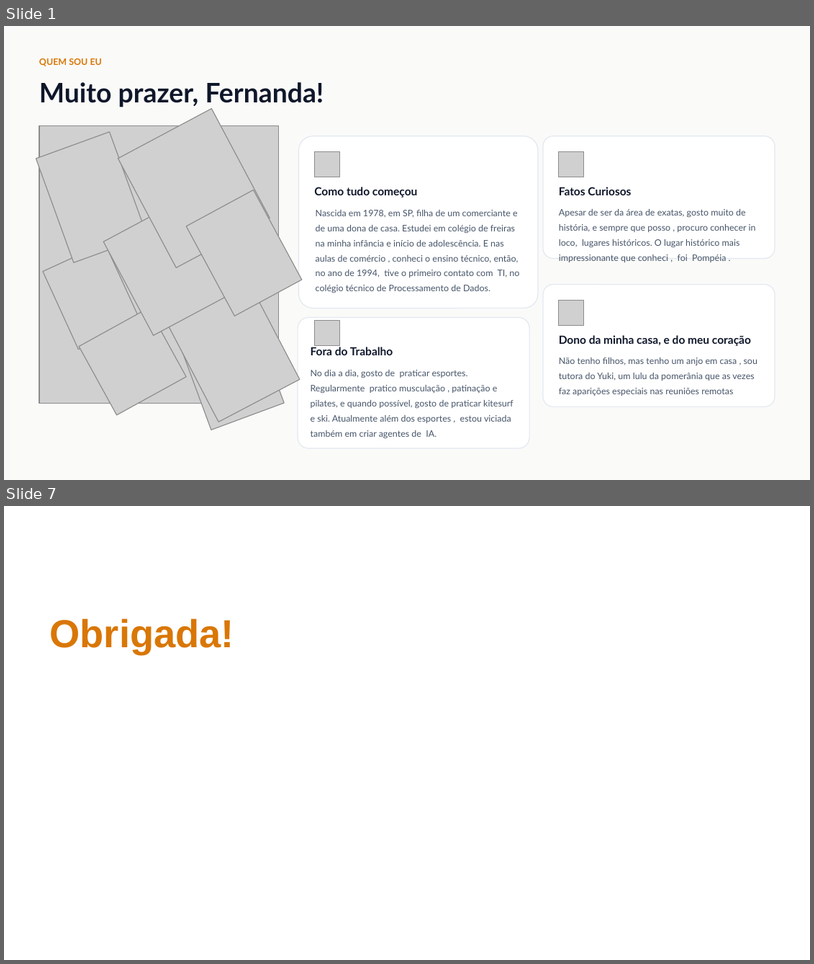
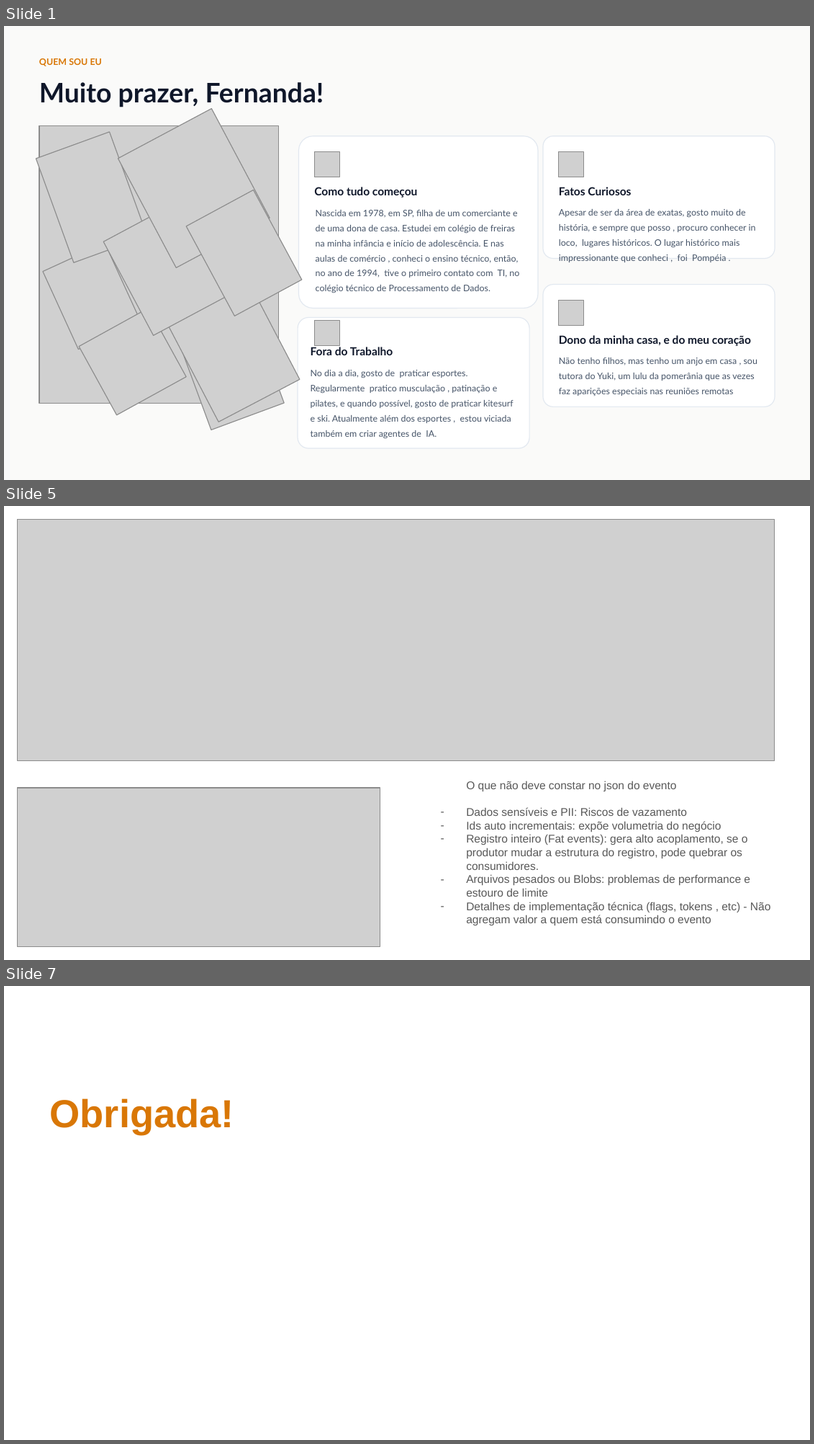
Before and after one commit to fernanda-leite/NandaPay, a slide deck: NandaPay.pptx. Shown one above the other, each under a label of ours: slides 1 and 7 before the commit, slides 1, 5 and 7 after it; the slides between them are not shown. The pictures are 814x964 and 814x1444 pixels, drawn with LibreOffice and Linux fonts; fonts in the diff are those of the drawing; grey boxes stand for pictures; background and template pictures are left out. Boxes give left, top, right and bottom in pixels: in the first picture for what was removed or moved away, otherwise in the second. Text is boxed around its words. In the diff, an @@ line names an element or a change of style, - is before the commit and + after.

```diff
--- a/NandaPay.pptx
+++ b/NandaPay.pptx
@@ slide 5 added at <box>4,506,810,960</box>, background #FFFFFF @@
@@ picture added at <box>18,520,776,761</box> @@
@@ title added at <box>26,760,81,765</box>, 11.9 pt, text #FFFFFF, bold @@
+Contrato
@@ text added at <box>466,780,771,925</box>, 10 pt, text #595959 @@
+O que não deve constar no json do evento
+– Dados sensíveis e PII: Riscos de vazamento
+– Ids auto incrementais: expõe volumetria do negócio
+– Registro inteiro (Fat events): gera alto acoplamento, se o produtor mudar a estrutura do registro, pode quebrar os consumidores.
+– Arquivos pesados ou Blobs: problemas de performance e estouro de limite
+– Detalhes de implementação técnica (flags, tokens , etc) - Não agregam valor a quem está consumindo o evento
@@ picture added at <box>18,788,381,947</box> @@
```
Also in this commit, not shown: 4 slides changed, 1 slide removed, 5 other files.
